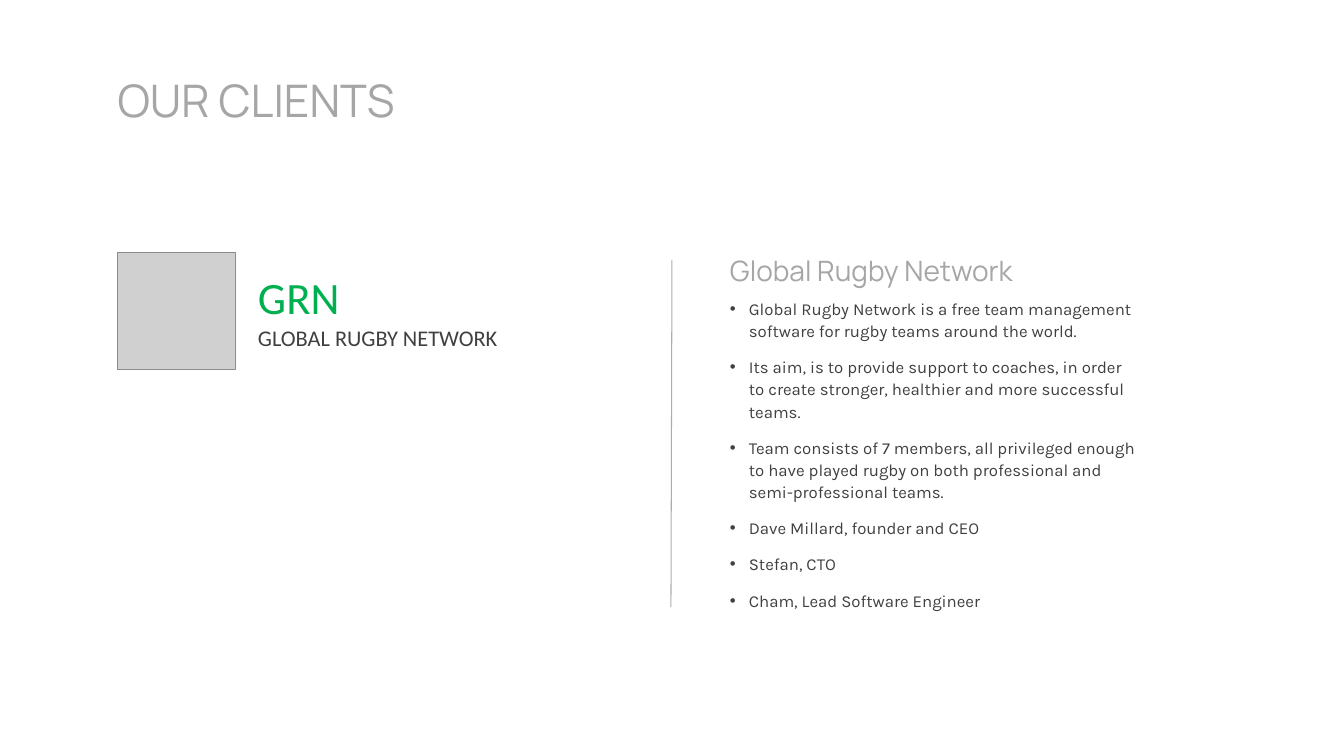
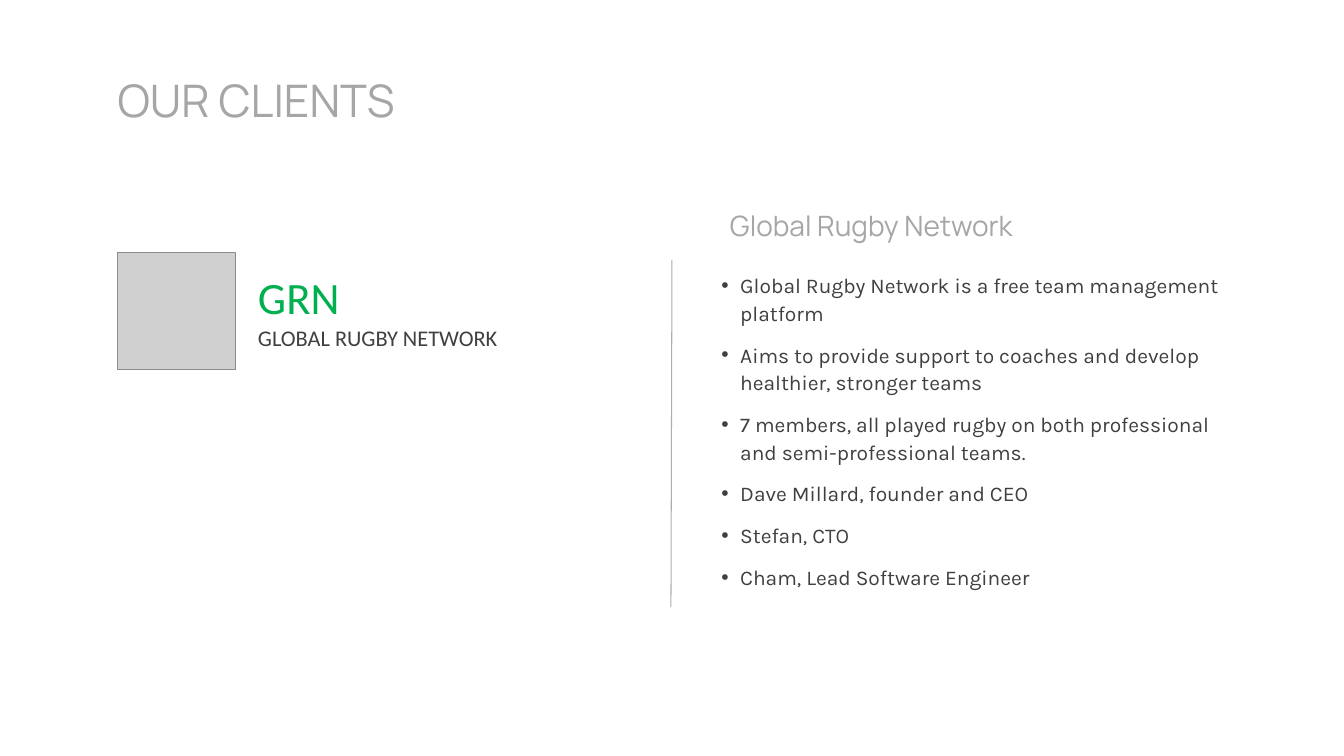
Before and after one commit to rbob96/GRNFanZone, a slide deck: slide 4 of Documentation/Demonstration/Demo - Final.pptx. Drawn at 1344x756 pixels with LibreOffice and Linux fonts; fonts in the diff are those of the drawing; grey boxes stand for pictures. Boxes give left, top, right and bottom in pixels: in the first picture for what was removed or moved away, otherwise in the second. Text is boxed around its words. In the diff, an @@ line names an element or a change of style, - is before the commit and + after.

```diff
--- a/Documentation/Demonstration/Demo - Final.pptx
+++ b/Documentation/Demonstration/Demo - Final.pptx
@@ text "Global Rugby Network" moved from (x1=730, y1=260, x2=1012, y2=288) to (x1=730, y1=215, x2=1012, y2=243) @@
@@ text "Global Rugby Network is a ..." moved from (x1=749, y1=303, x2=1135, y2=572) to (x1=740, y1=278, x2=1218, y2=590) @@
@@ text at (x1=740, y1=278, x2=1218, y2=465): text changed; size 12 to 15 pt @@
-• Global Rugby Network is a free team management software for rugby teams around the world.
-• Its aim, is to provide support to coaches, in order to create stronger, healthier and more successful teams.
-• Team consists of 7 members, all privileged enough to have played rugby on both professional and semi-professional teams.
+• Global Rugby Network is a free team management platform
+• Aims to provide support to coaches and develop healthier, stronger teams
+• 7 members, all played rugby on both professional and semi-professional teams.
@@ text at (x1=740, y1=486, x2=1029, y2=590): size 12 to 15 pt in "Dave Millard, founder and CEO", "Stefan, CTO", "Cham, Lead Software Engineer" @@
```
Also in this commit, not shown: 2 other slides changed.
